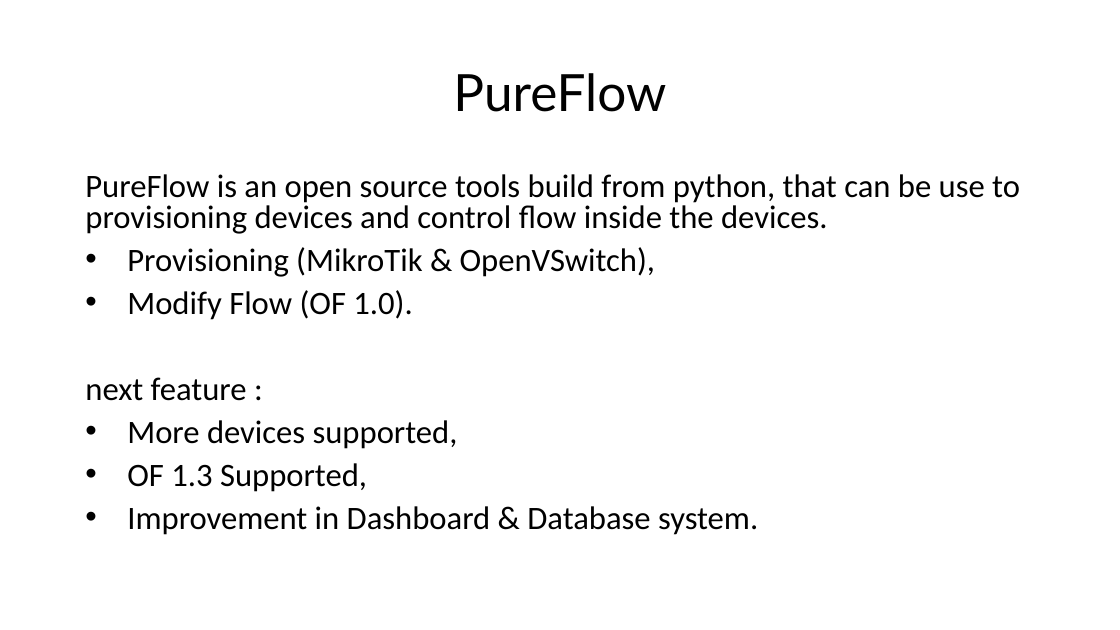
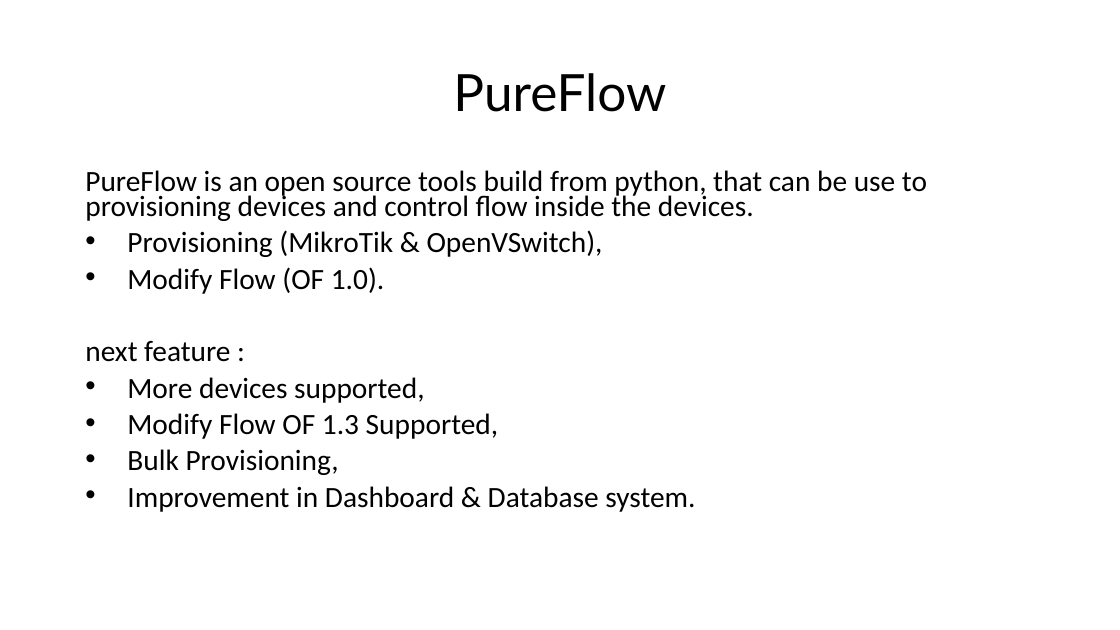
Before and after one commit to zufardhiyaulhaq/PureFlow, a slide deck: slide 3 of docs/PureFlow.pptx. Drawn at 1120x630 pixels with LibreOffice and Linux fonts; fonts in the diff are those of the drawing. Boxes give left, top, right and bottom in pixels: in the first picture for what was removed or moved away, otherwise in the second. Text is boxed around its words. In the diff, an @@ line names an element or a change of style, - is before the commit and + after.

```diff
--- a/docs/PureFlow.pptx
+++ b/docs/PureFlow.pptx
@@ text at <box>85,170,927,512</box>: size 28 to 25.2 pt in "PureFlow is an open source tools build ...", "Provisioning (MikroTik & OpenVSwitch),", "Modify Flow (OF 1.0).", "next feature :" and 2 more places; line spacing 0.8 to 0.7 @@
@@ text at <box>127,413,498,475</box>: text changed; size 28 to 25.2 pt @@
-• OF 1.3 Supported,
+• Modify Flow OF 1.3 Supported,
+• Bulk Provisioning,
```
Also in this commit, not shown: 4 other files.
